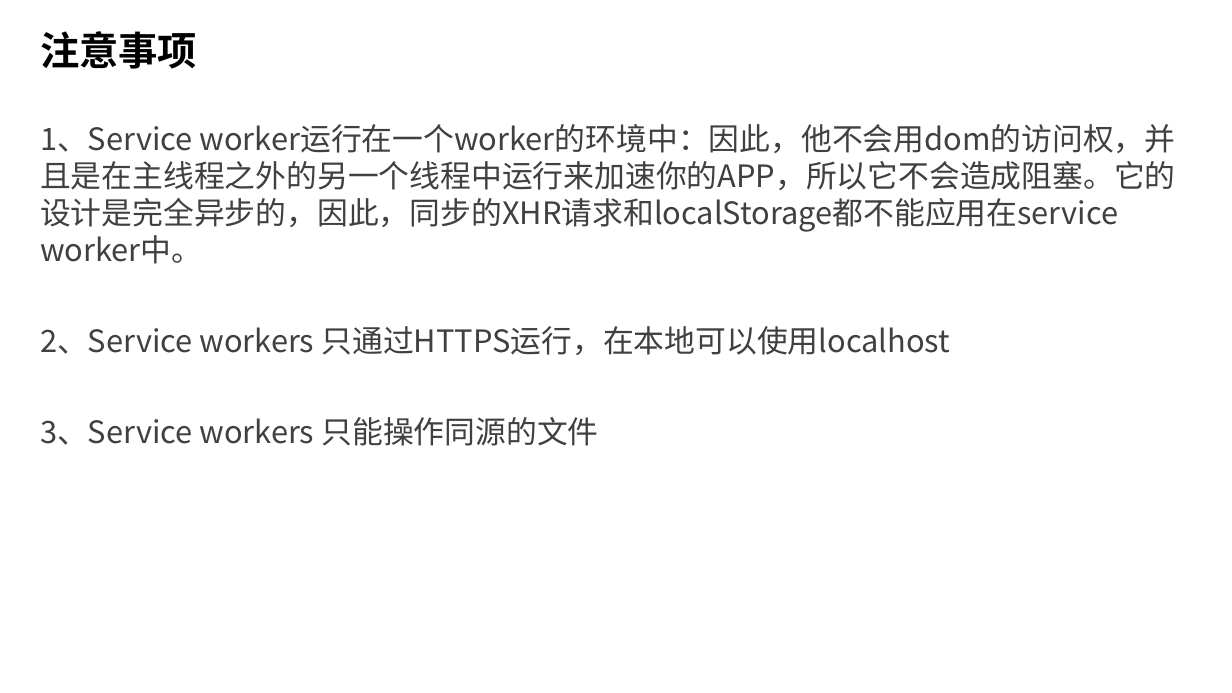
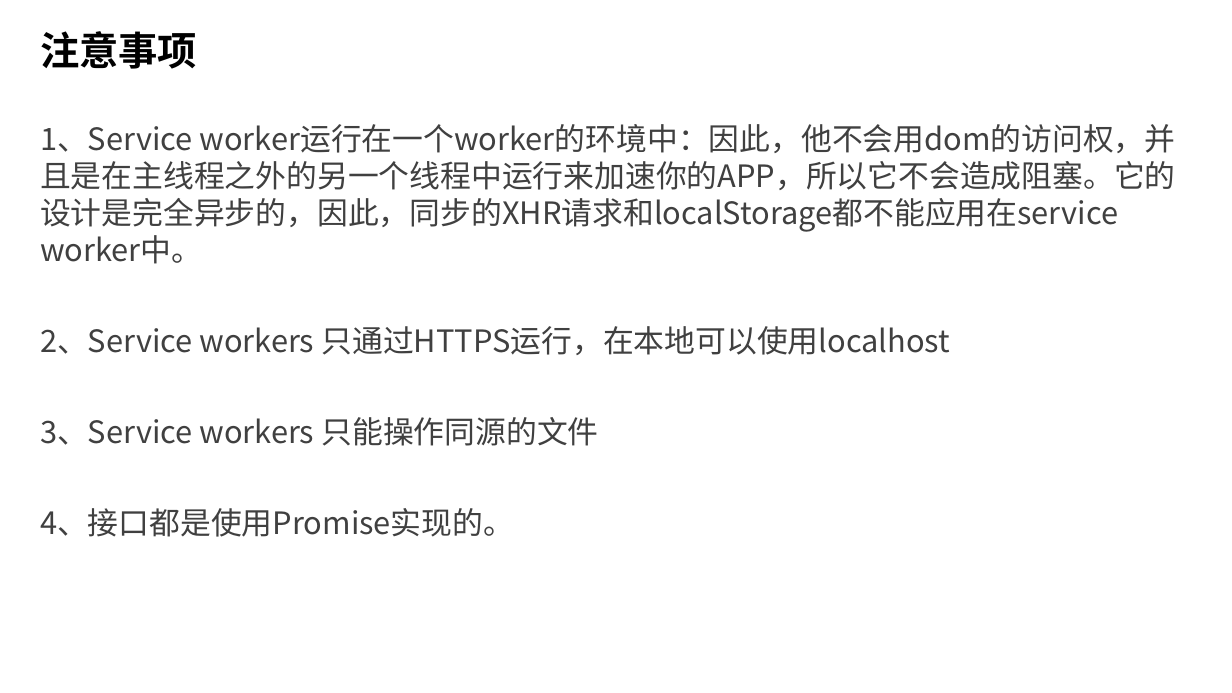
Before and after one commit to Brandy12345/files, a slide deck: slide 18 of PWD技术调研.pptx (slide 15 before the commit). Drawn at 1232x693 pixels with LibreOffice and Linux fonts; fonts in the diff are those of the drawing; background and template pictures are left out. Boxes give left, top, right and bottom in pixels: in the first picture for what was removed or moved away, otherwise in the second. Text is boxed around its words. In the diff, an @@ line names an element or a change of style, - is before the commit and + after.

```diff
--- a/PWD技术调研.pptx
+++ b/PWD技术调研.pptx
@@ text at (x1=40, y1=508, x2=514, y2=537): paragraph added @@
+4、接口都是使用Promise实现的。
```
Also in this commit, not shown: 2 other slides changed, 7 slides added.
